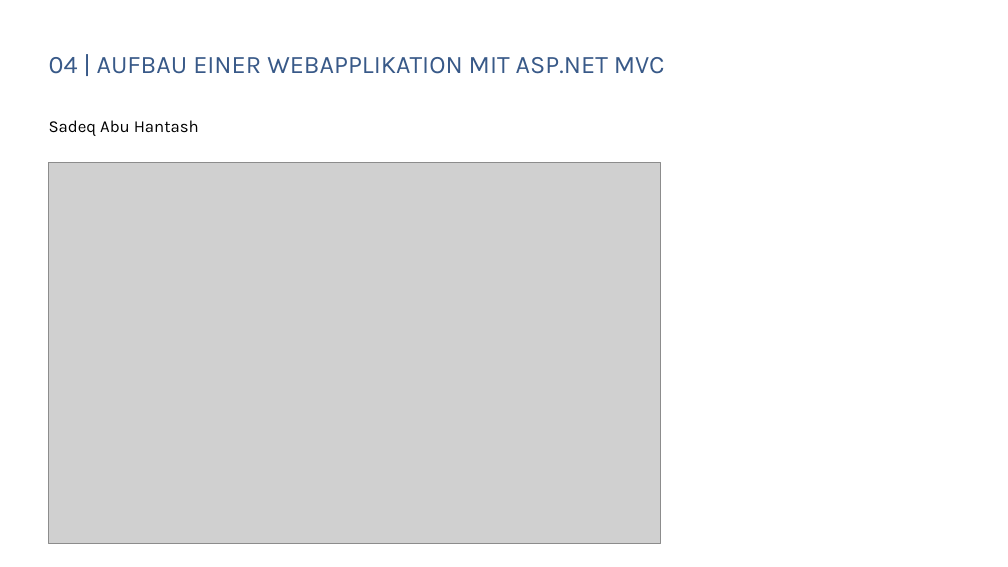
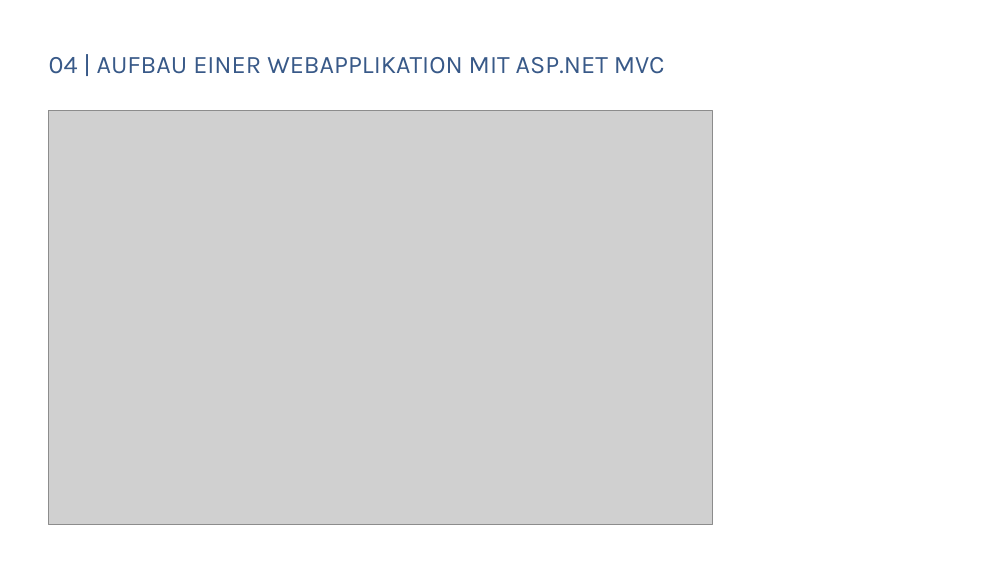
Before and after one commit to danielbeckmann/DotNETJumpStart, a slide deck: slide 3 of 04. ASP.NET MVC/Aufbau einer Webapplikation mit ASP.NET MVC.pptx. Drawn at 1008x567 pixels with LibreOffice and Linux fonts; fonts in the diff are those of the drawing; grey boxes stand for pictures; background and template pictures are left out. Boxes give left, top, right and bottom in pixels: in the first picture for what was removed or moved away, otherwise in the second. Text is boxed around its words. In the diff, an @@ line names an element or a change of style, - is before the commit and + after.

```diff
--- a/04. ASP.NET MVC/Aufbau einer Webapplikation mit ASP.NET MVC.pptx
+++ b/04. ASP.NET MVC/Aufbau einer Webapplikation mit ASP.NET MVC.pptx
@@ picture: place and size @@
-picture at [48, 163, 660, 544]
+picture at [48, 111, 712, 526]
@@ subtitle removed at [49, 120, 199, 136] @@
-Sadeq Abu Hantash
```
Also in this commit, not shown: 1 other slide changed.
